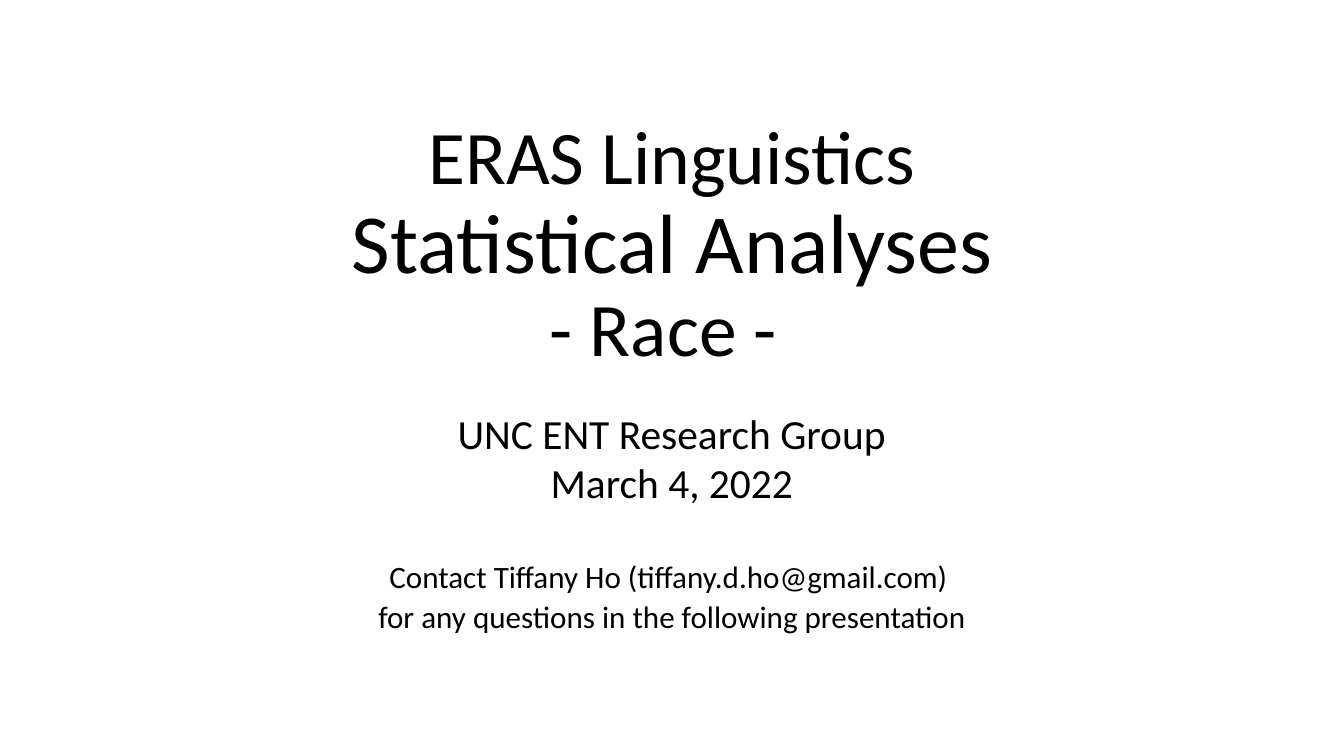
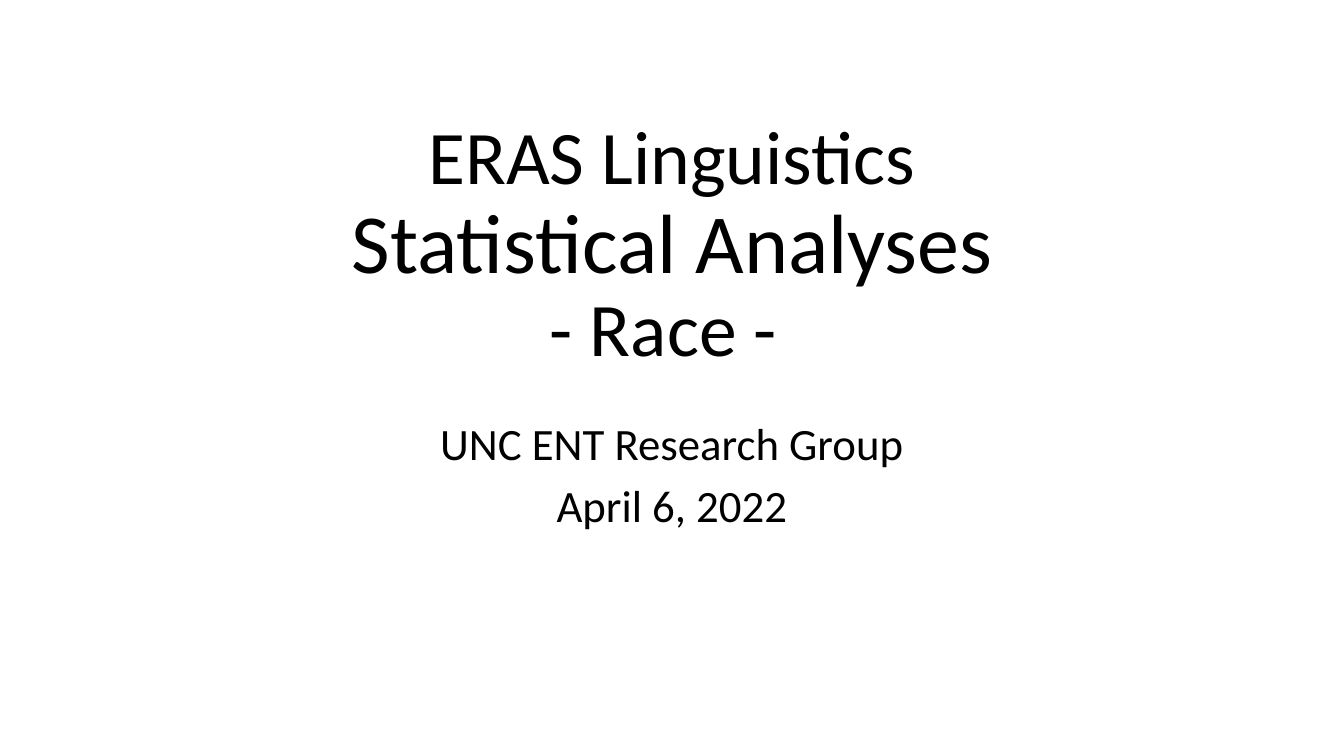
Before and after one commit to tiffanydho/ENT_research, a slide deck: slide 1 of ERAS_Linguistics/ERAS_race_report.pptx. Drawn at 1344x756 pixels with LibreOffice and Linux fonts; fonts in the diff are those of the drawing. Boxes give left, top, right and bottom in pixels: in the first picture for what was removed or moved away, otherwise in the second. Text is boxed around its words. In the diff, an @@ line names an element or a change of style, - is before the commit and + after.

Commit message:
sample bar graph for race project

```diff
--- a/ERAS_Linguistics/ERAS_race_report.pptx
+++ b/ERAS_Linguistics/ERAS_race_report.pptx
@@ subtitle at bbox=[440, 429, 903, 468]: size 29.6 to 32 pt in "UNC ENT Research Group"; line spacing 0.7 to 0.9 @@
@@ subtitle at bbox=[557, 491, 787, 530]: text changed; size 22.2 to 32 pt @@
-March 4, 2022
-Contact Tiffany Ho (tiffany.d.ho@gmail.com)
-for any questions in the following presentation
+April 6, 2022
```
Also in this commit, not shown: 8 other slides changed, 38 slides added, 1 slide removed, 6 other files.
